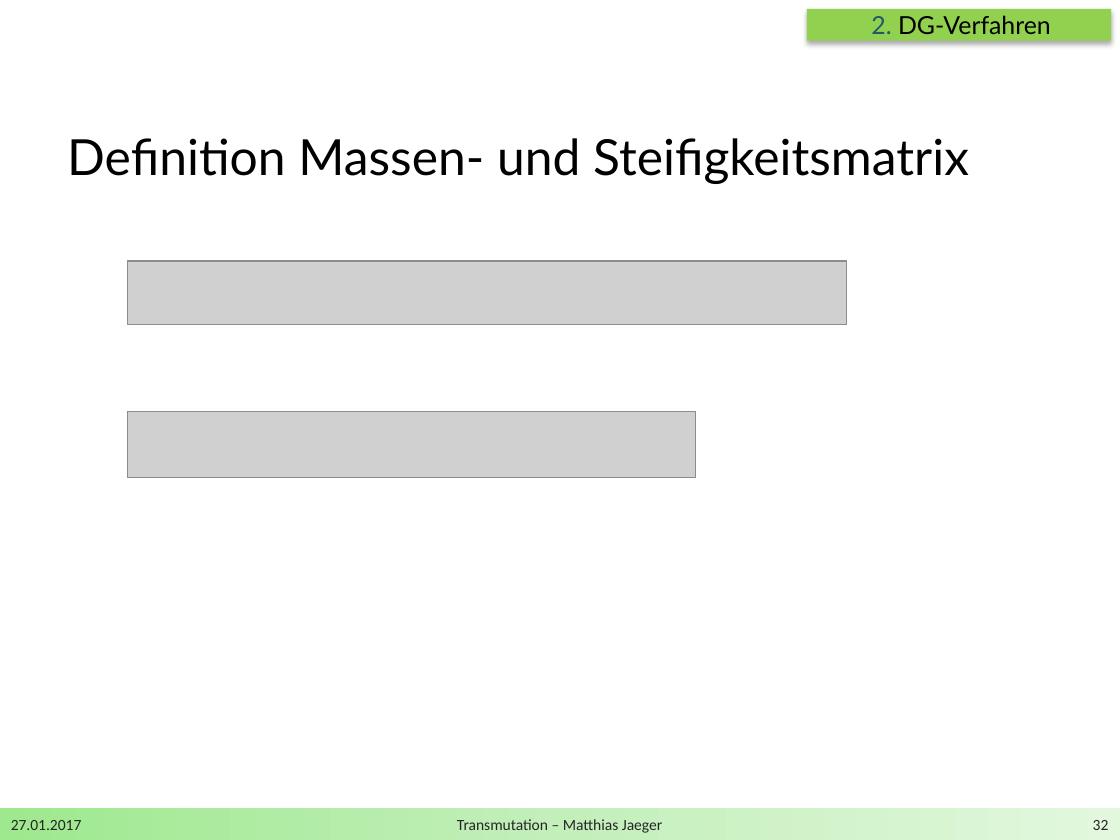
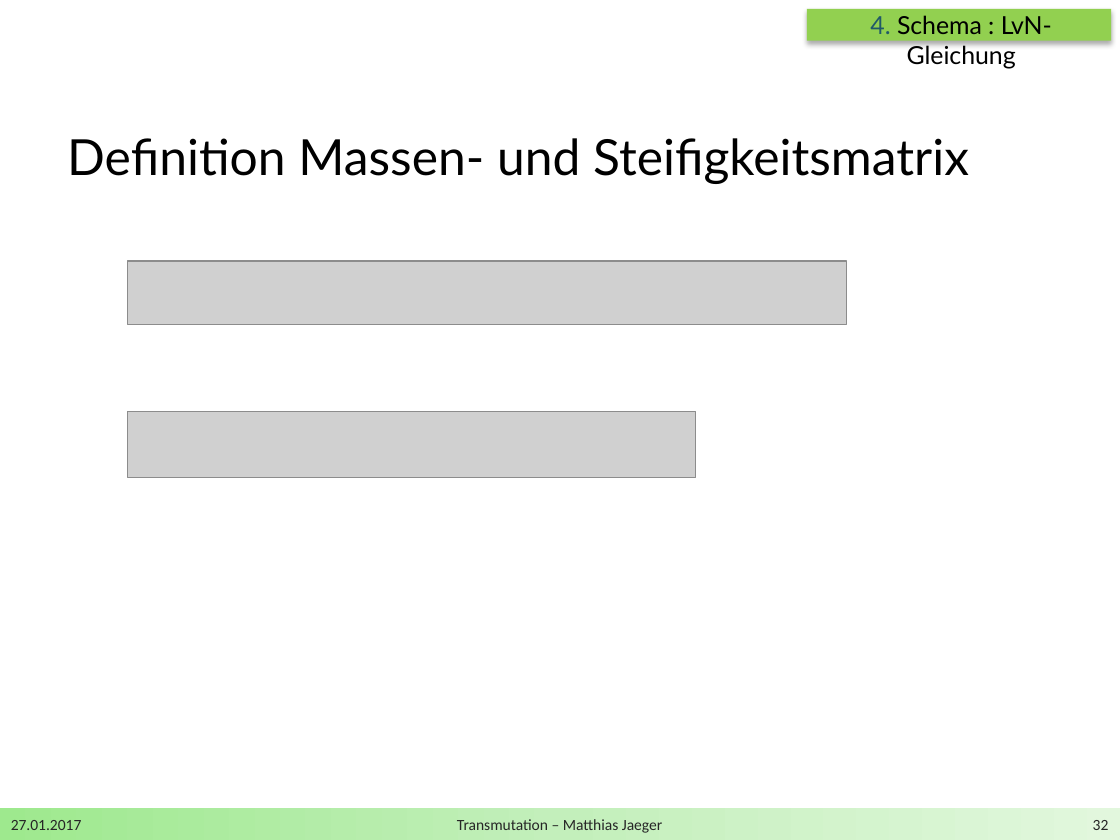
Before and after one commit to DerKleineGauss/Masterarbeit, a slide deck: slide 32 of Zwischenvortrag/Präsentation.pptx. Drawn at 1120x840 pixels with LibreOffice and Linux fonts; fonts in the diff are those of the drawing; grey boxes stand for pictures; background and template pictures are left out. Boxes give left, top, right and bottom in pixels: in the first picture for what was removed or moved away, otherwise in the second. Text is boxed around its words. In the diff, an @@ line names an element or a change of style, - is before the commit and + after.

```diff
--- a/Zwischenvortrag/Präsentation.pptx
+++ b/Zwischenvortrag/Präsentation.pptx
@@ text at box(870, 15, 1052, 69): text changed @@
-2. DG-Verfahren
+4. Schema : LvN-Gleichung
```
Also in this commit, not shown: 7 other slides changed.
